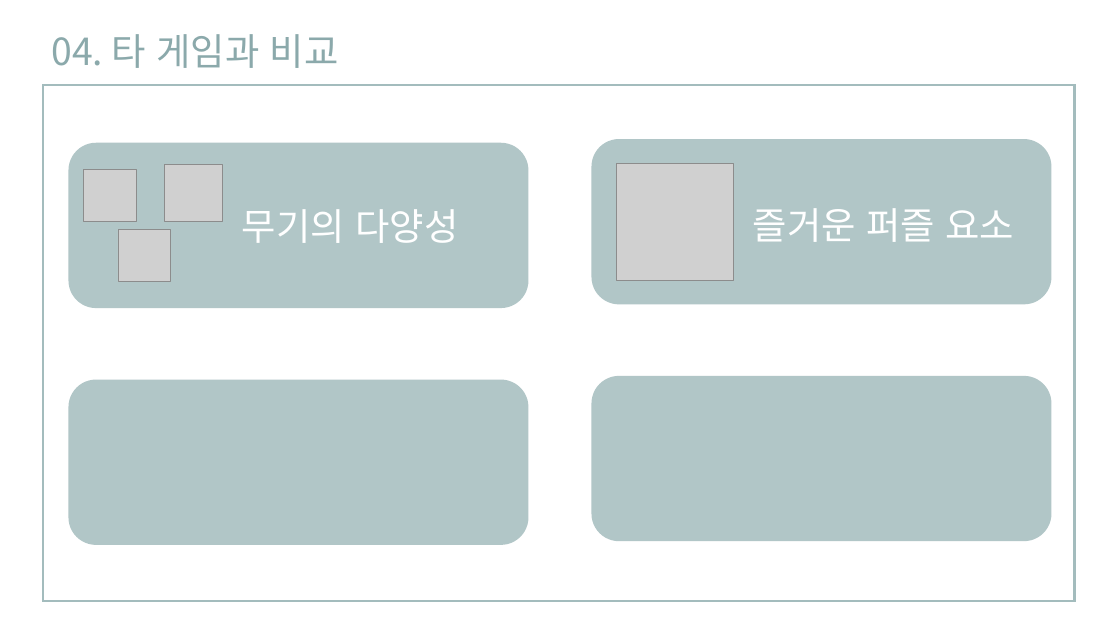
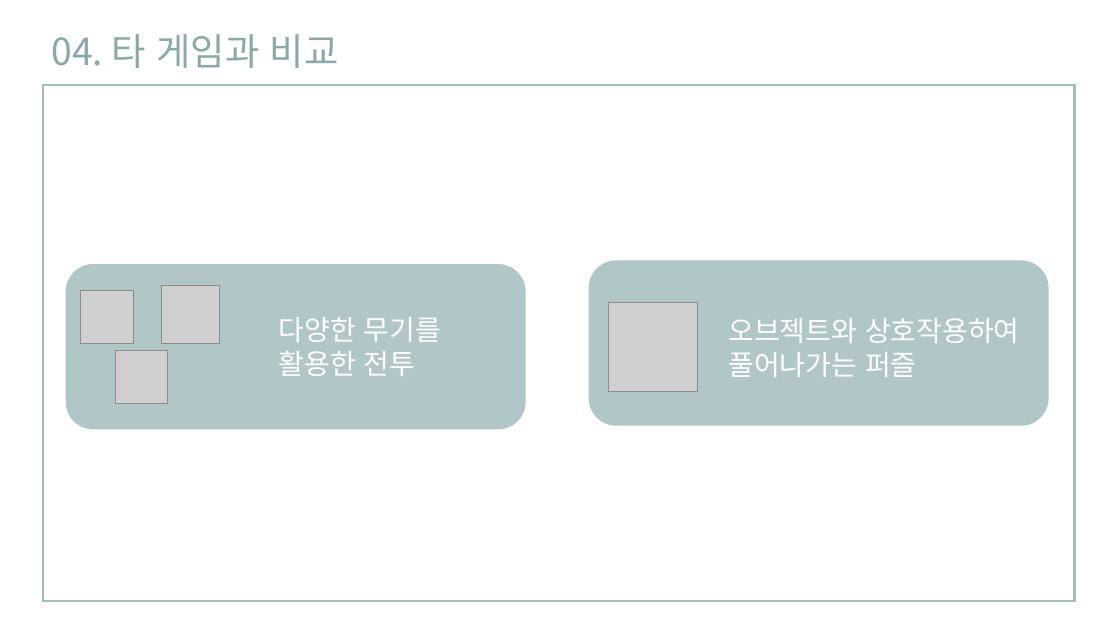
Before and after one commit to eunjiyun/Graduation_Work, a slide deck: slide 20 of Game_Design/2019184003 김 선아 장르 제안서.pptx (slide 19 before the commit). Drawn at 1120x630 pixels with LibreOffice and Linux fonts; fonts in the diff are those of the drawing; grey boxes stand for pictures. Boxes give left, top, right and bottom in pixels: in the first picture for what was removed or moved away, otherwise in the second. Text is boxed around its words. In the diff, an @@ line names an element or a change of style, - is before the commit and + after.

```diff
--- a/Game_Design/2019184003 김 선아 장르 제안서.pptx
+++ b/Game_Design/2019184003 김 선아 장르 제안서.pptx
@@ 3 pictures, 2 rounded rectangles: place and size @@
-3 pictures, 2 rounded rectangles at (69, 139, 1052, 308)
+3 pictures, 2 rounded rectangles at (66, 260, 1049, 429)
@@ text at (279, 317, 441, 376): text changed; size 32 to 24 pt @@
-무기의 다양성
+다양한 무기를
+활용한 전투
@@ picture: place and size @@
-picture at (617, 163, 734, 280)
+picture at (608, 302, 697, 392)
@@ text at (728, 318, 1020, 377): text changed; size 32 to 24 pt @@
-즐거운 퍼즐 요소
+오브젝트와 상호작용하여
+풀어나가는 퍼즐
@@ rounded rectangle removed at (69, 380, 529, 545) @@
@@ rounded rectangle removed at (592, 376, 1052, 541) @@
```
Also in this commit, not shown: 8 other slides changed, 1 slide added, 2 slides removed.
